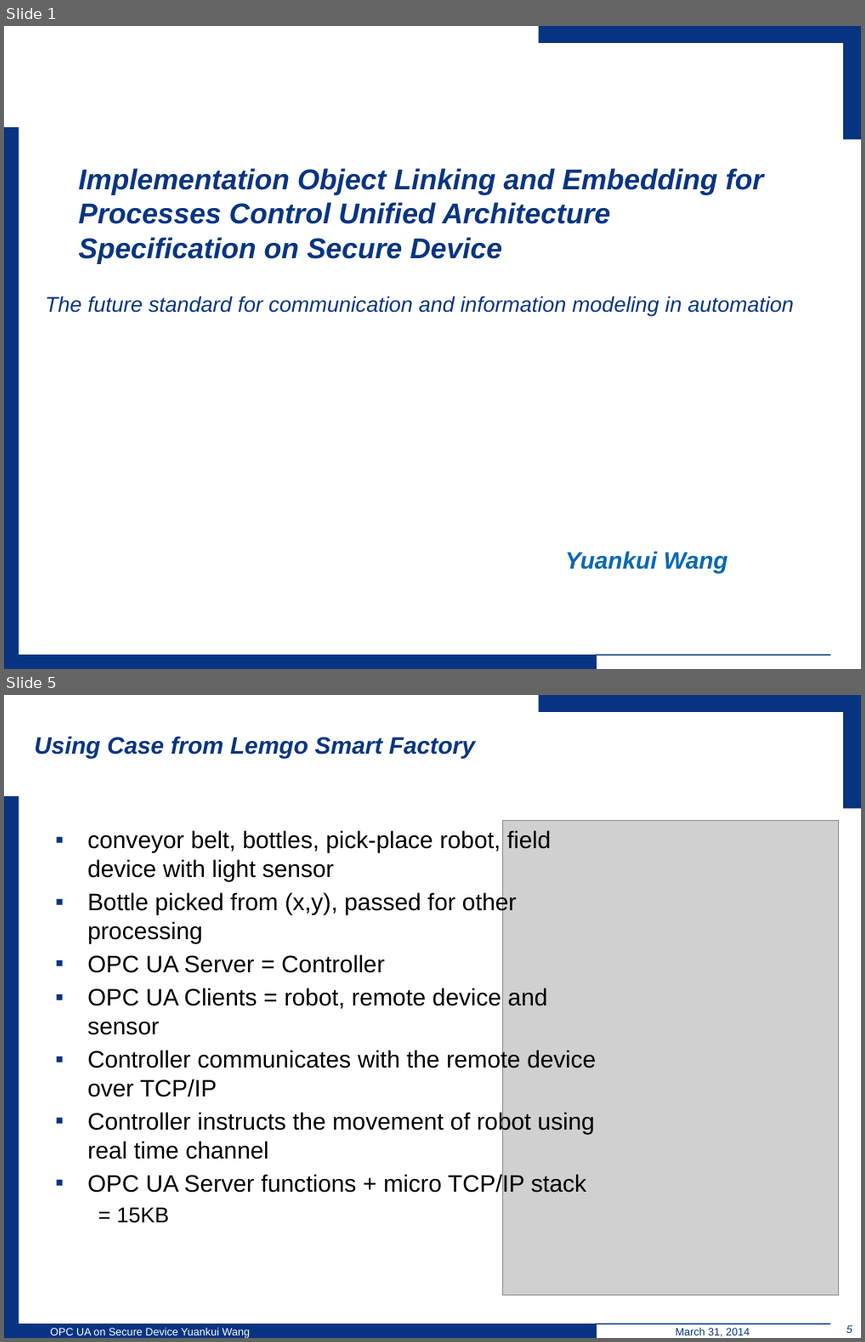
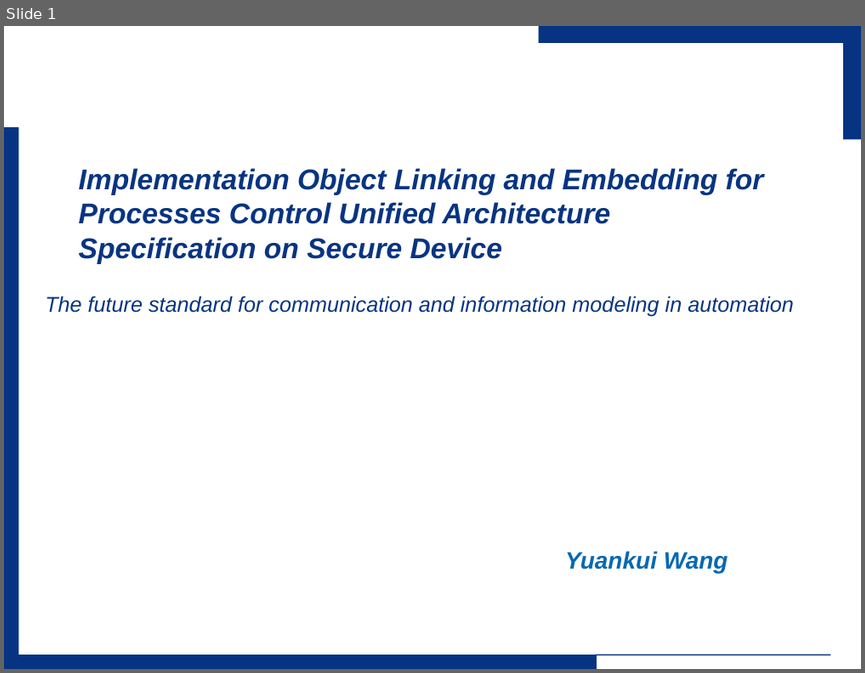
Before and after one commit to wsuetholz/opc-ua-wangyk-upb-morpho, a slide deck: ppt/Einleitung.pptx. Shown one above the other, each under a label of ours: slides 1 and 5 before the commit, slide 1 after it; the slides between them are not shown. The pictures are 865x1342 and 865x673 pixels, drawn with LibreOffice and Linux fonts; fonts in the diff are those of the drawing; grey boxes stand for pictures; background and template pictures are left out. Boxes give left, top, right and bottom in pixels: in the first picture for what was removed or moved away, otherwise in the second. Text is boxed around its words. In the diff, an @@ line names an element or a change of style, - is before the commit and + after.

```diff
--- a/ppt/Einleitung.pptx
+++ b/ppt/Einleitung.pptx
@@ slide 5 removed at box(4, 695, 861, 1338), background #FFFFFF; not listed: 5 template elements that a slide beside it also shows @@
@@ title removed at box(35, 736, 475, 759) @@
-Using Case from Lemgo Smart Factory
@@ picture removed at box(503, 821, 839, 1295) @@
@@ text removed at box(87, 830, 596, 1223) @@
-▪ conveyor belt, bottles, pick-place robot, field device with light sensor
-▪ Bottle picked from (x,y), passed for other processing
-▪ OPC UA Server = Controller
-▪ OPC UA Clients = robot, remote device and sensor
-▪ Controller communicates with the remote device over TCP/IP
-▪ Controller instructs the movement of robot using real time channel
-▪ OPC UA Server functions + micro TCP/IP stack
-  = 15KB
@@ text removed at box(50, 1327, 250, 1338) @@
-OPC UA on Secure Device Yuankui Wang
@@ text removed at box(676, 1327, 749, 1337) @@
-March 31, 2014
@@ page number removed at box(846, 1325, 852, 1333) @@
-5
```
Also in this commit, not shown: 17 slides changed, 4 slides added.
